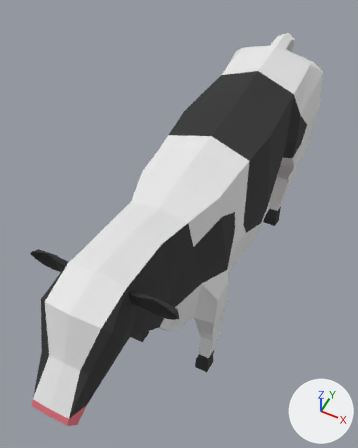
An edit to the glTF model public/models/animals/cow.glb, drawn before and after from the same camera.
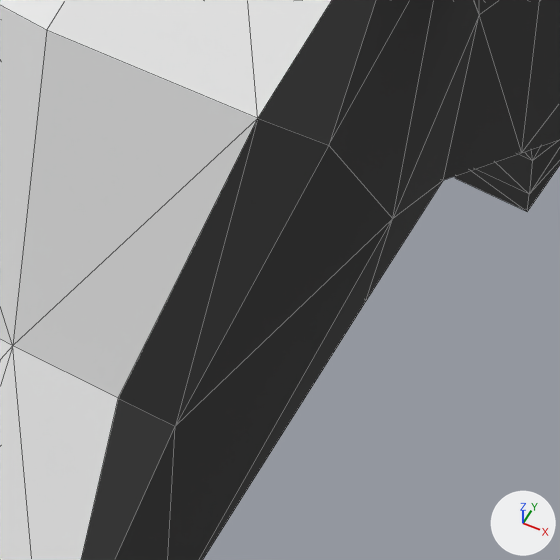
There are two pictures of each version: one whole from a 50 mm lens placed at (2.51, -6.78, 9.97), pointed at (-0.43, -0.89, 2.61), one close up on the part from 17% to 41% of the width and 69% to 88% of the height. Arrows for +X, +Y and +Z are at lower right; the lights stay in place. The last two pictures show the newer version. The close-ups show mesh edges as thin lines. Vertices at exactly the same position are counted once.

The scene before the commit, as lines of its bpy script (objects in view):
```python
me_cylinder = bpy.data.meshes.new('Cylinder')
me_cylinder.from_pydata(...)  # 400 vertices, 796 faces; spans x -1.12..1.12, y -5.4..3.78, z -0.07..5.08
# faces by material slot: [354, 396, 46]
me_cylinder.materials.append(mat_white)
me_cylinder.materials.append(mat_black)
me_cylinder.materials.append(mat_pink)
ob_cow = bpy.data.objects.new('Cow', me_cylinder)
ob_cow.location = (0.0, 0.0, 0.0)
```
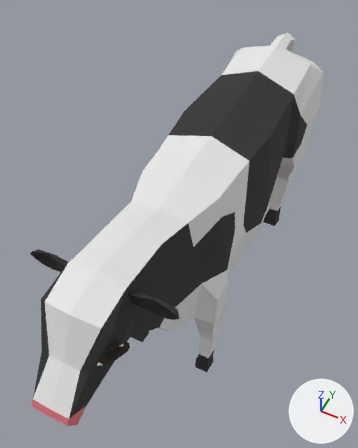
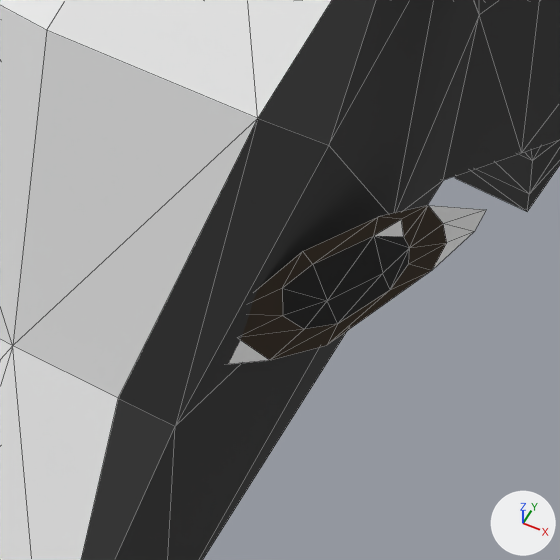
The change, as a diff of the scene's bpy script:
```diff
--- a/public/models/animals/cow.glb.py
+++ b/public/models/animals/cow.glb.py
@@ mat_eyes_pupil @@
+mat_eyes_pupil = bpy.data.materials.new('Eyes_Pupil')
+# nodes: BsdfPrincipled, Mix, OutputMaterial, VertexColor
+# colours: brown #312515, mixed with the vertex colours
@@ mat_eyes_black @@
+mat_eyes_black = bpy.data.materials.new('Eyes_Black')
+# nodes: BsdfPrincipled, Mix, OutputMaterial, VertexColor
+# colours: black #131313, mixed with the vertex colours
@@ mat_eyes_white @@
+mat_eyes_white = bpy.data.materials.new('Eyes_White')
+# nodes: BsdfPrincipled, Mix, OutputMaterial, VertexColor
+# colours: white #f0f0f0, mixed with the vertex colours
@@ me_cylinder @@
 # used by ob_cow; location = (0.0, 0.0, 0.0)
-me_cylinder.from_pydata(...)  # 400 vertices, 796 faces; spans x -1.12..1.12, y -5.4..3.78, z -0.07..5.08
+me_cylinder.from_pydata(...)  # 452 vertices, 876 faces; spans x -1.12..1.12, y -5.4..3.78, z -0.07..5.08
+# me_cylinder part 1: a new loose piece of 26 vertices spanning x 0.37..0.69, y -4.8..-4.32, z 4.24..4.57
+# other edits to the shape of me_cylinder do not show in these pictures
 me_cylinder.materials.append(mat_white)
@@ me_cylinder @@
 me_cylinder.materials.append(mat_pink)
+me_cylinder.materials.append(mat_eyes_black)
+me_cylinder.materials.append(mat_eyes_white)
+me_cylinder.materials.append(mat_eyes_pupil)
```

Location of each change, [x1, y1, x2, y2] in pixels of the close-ups (560 x 560 px):
part 1 of me_cylinder, added: after [229, 205, 486, 364]
